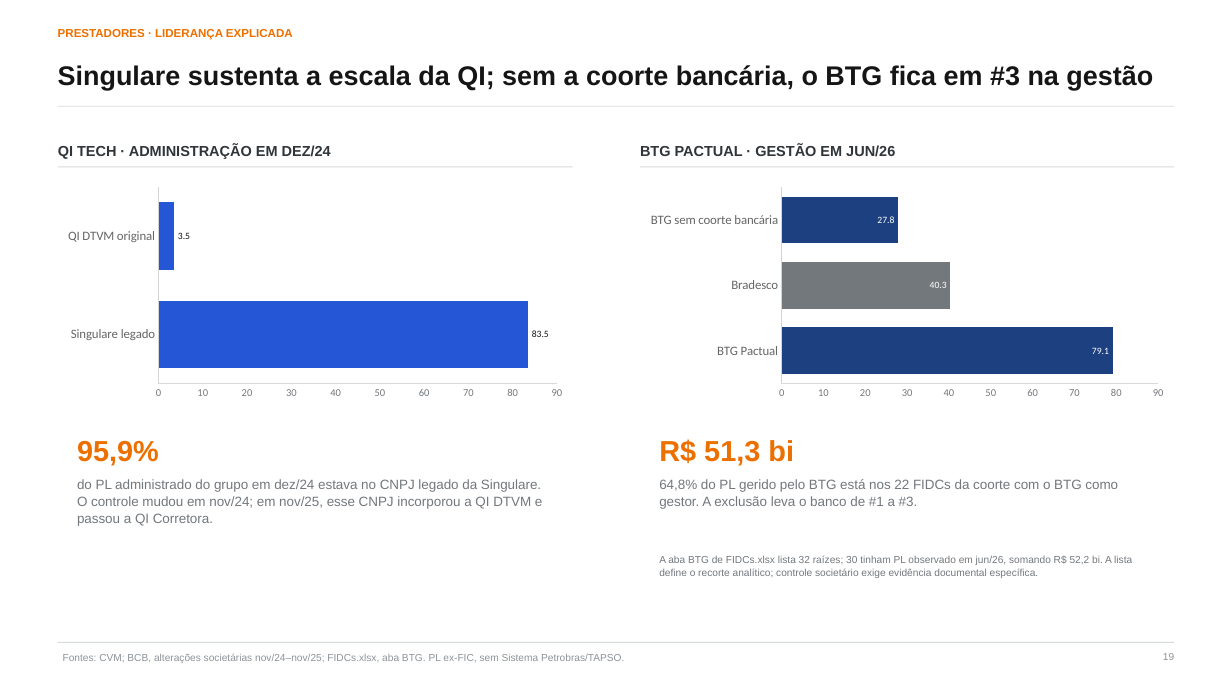
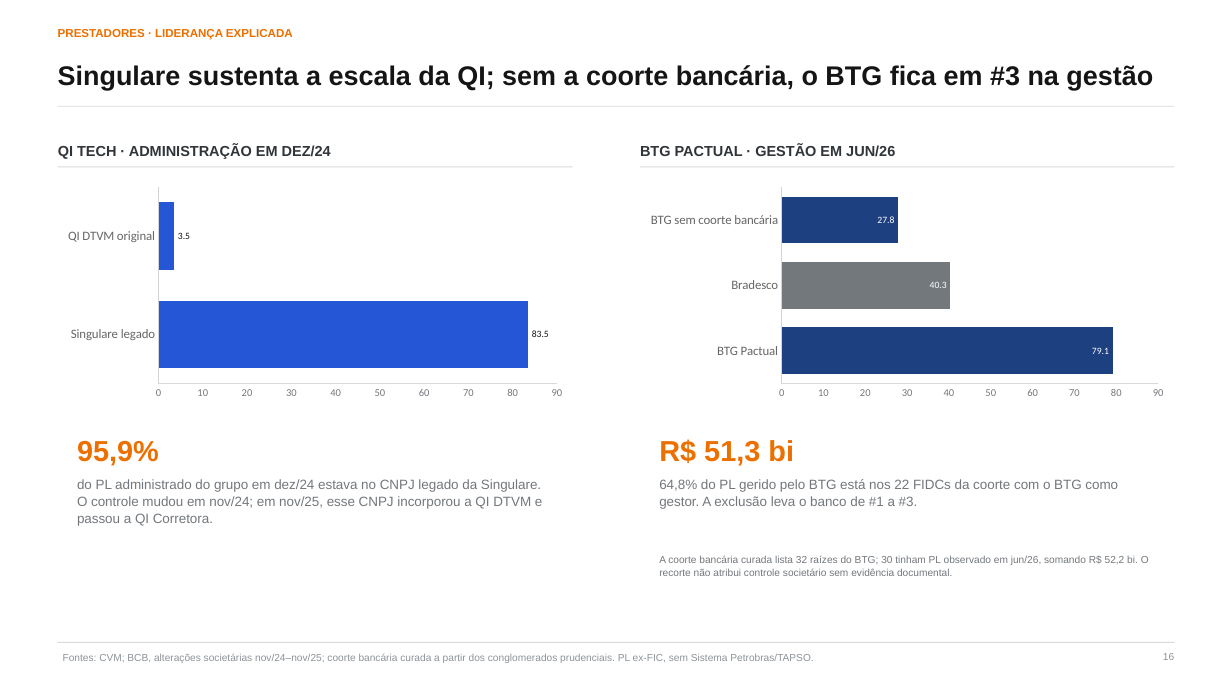
Before and after one commit to abalroar/fidc, a slide deck: slide 16 of data/industry_study/generated_revision/industry_executive_revised.pptx (slide 19 before the commit). Drawn at 1232x693 pixels with LibreOffice and Linux fonts; fonts in the diff are those of the drawing. Boxes give left, top, right and bottom in pixels: in the first picture for what was removed or moved away, otherwise in the second. Text is boxed around its words. In the diff, an @@ line names an element or a change of style, - is before the commit and + after.

```diff
--- a/data/industry_study/generated_revision/industry_executive_revised.pptx
+++ b/data/industry_study/generated_revision/industry_executive_revised.pptx
@@ text at box(659, 556, 1149, 576): text changed @@
-A aba BTG de FIDCs.xlsx lista 32 raízes; 30 tinham PL observado em jun/26, somando R$ 52,2 bi. A lista define o recorte analítico; controle societário exige evidência documental específica.
+A coorte bancária curada lista 32 raízes do BTG; 30 tinham PL observado em jun/26, somando R$ 52,2 bi. O recorte não atribui controle societário sem evidência documental.
@@ text at box(63, 653, 813, 663): text changed @@
-Fontes: CVM; BCB, alterações societárias nov/24–nov/25; FIDCs.xlsx, aba BTG. PL ex-FIC, sem Sistema Petrobras/TAPSO.
+Fontes: CVM; BCB, alterações societárias nov/24–nov/25; coorte bancária curada a partir dos conglomerados prudenciais. PL ex-FIC, sem Sistema Petrobras/TAPSO.
```
Also in this commit, not shown: 42 other slides changed, 4 slides removed, 22 other files.
